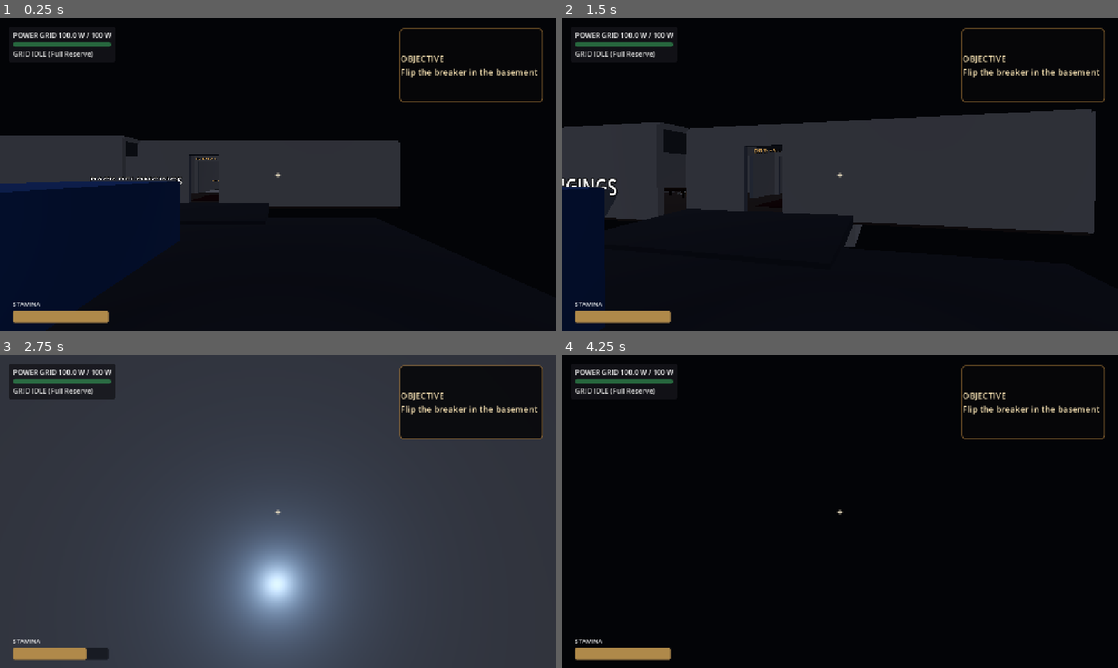
Above: before the commit, frames 1-4 (two rows, left to right).
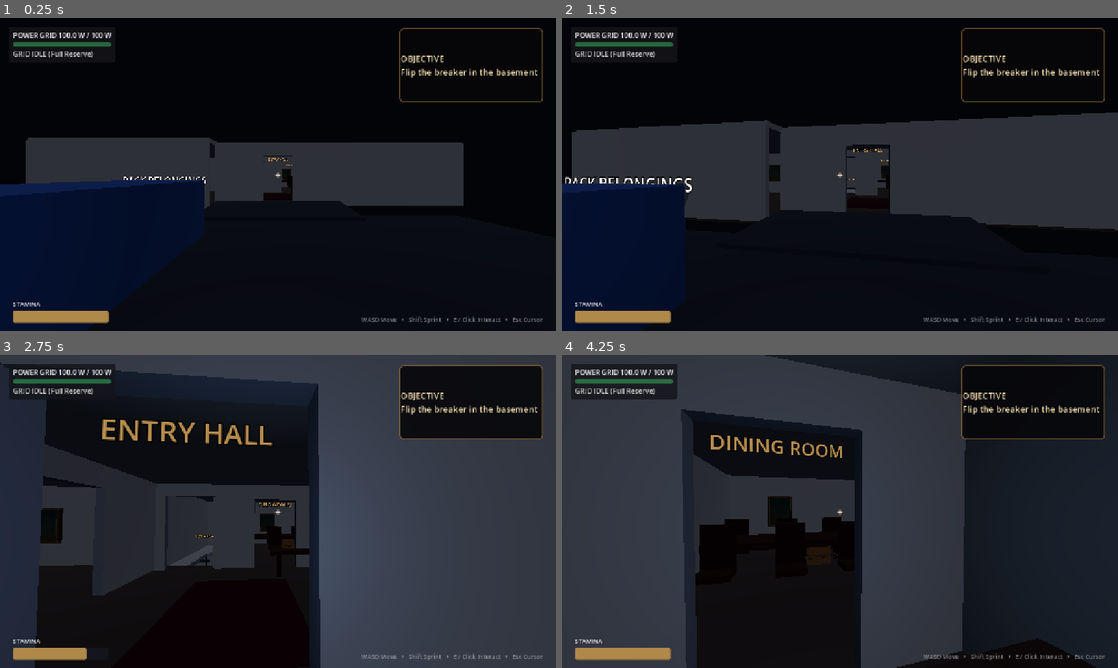
Above: after the commit, the same moments.

Repository: GameDevRocky/project-3
Game: Godot game, scene res://systems/core/main.tscn
Two runs of this game, one before a commit and one after it. Both use one fixed random seed, a clock stepped at 60 frames per second and the inputs below.
Inputs (mouse positions are in pixels of both pictures, inside the frame that each line leads up to):
- Up to frame 1 (0.25 s): no input
- Up to frame 2 (1.5 s): tap Enter (ui_accept) at 0.5, 0.77 s; move the mouse to (867, 174) at 0.52 s; hold E (interact) 0.53-1.28 s; hold W (move_forward) from 0.53 s (still down); click (867, 174) at 0.67 s; move the mouse to (812, 174) at 1.27 s; tap E (interact) at 1.35 s
- Up to frame 3 (2.75 s): keep holding W (move_forward); tap Enter (ui_accept) at 1.52 s; move the mouse to (289, 505) at 2.02 s; hold Shift (sprint) from 2.03 s (still down); tap E (interact) at 2.3 s
- Up to frame 4 (4.25 s): keep holding W (move_forward); move the mouse to (834, 517) at 2.77 s; release Shift (sprint) at 2.78 s; tap Q at 2.85 s; click (834, 517) at 2.92 s; tap Enter (ui_accept) at 3.02, 3.77 s; tap E (interact) at 3.05, 3.8 s; move the mouse to (878, 514) at 3.52 s; hold Ctrl from 3.53 s (still down)

The runs differ from the first frame. In frame 1, 5.5% of the frame differs, in the area x 0-98%, y 37-100%; in frame 2, 9.2%; in frame 3, 39%; in frame 4, 68%, in the area x 0-100%, y 0-100%.

Commit message:
integration: finalize controls and portrait deposit

Diff:
--- a/systems/core/game_hud.gd
+++ b/systems/core/game_hud.gd
@@ -86,6 +86,16 @@
 	_prompt_label.position = Vector2(-300.0, -92.0)
 	_prompt_label.size = Vector2(600.0, 44.0)
 	root.add_child(_prompt_label)
+	var controls_label := Label.new()
+	controls_label.name = "ControlsHint"
+	controls_label.text = "WASD Move   •   Shift Sprint   •   E / Click Interact   •   Esc Cursor"
+	controls_label.horizontal_alignment = HORIZONTAL_ALIGNMENT_RIGHT
+	controls_label.add_theme_font_size_override("font_size", 14)
+	controls_label.add_theme_color_override("font_color", Color(0.72, 0.72, 0.74, 0.72))
+	controls_label.set_anchors_preset(Control.PRESET_BOTTOM_RIGHT)
+	controls_label.position = Vector2(-590.0, -36.0)
+	controls_label.size = Vector2(560.0, 24.0)
+	root.add_child(controls_label)
 
 	var stamina_label := Label.new()
 	stamina_label.text = "STAMINA"
--- a/systems/core/main.tscn
+++ b/systems/core/main.tscn
@@ -350,7 +350,7 @@
 [node name="ElectricalSystem" parent="." unique_id=1849203810 instance=ExtResource("5_electrical")]
 
 [node name="PlayerController" parent="." unique_id=664864773 instance=ExtResource("4_player")]
-transform = Transform3D(1, 0, 0, 0, 1, 0, 0, 0, 1, 3.4, 0.2, 9.5)
+transform = Transform3D(1, 0, 0, 0, 1, 0, 0, 0, 1, 0, 0.2, 10)
 
 [node name="GhostMonster" parent="." instance=ExtResource("8_ghost")]
 transform = Transform3D(1, 0, 0, 0, 1, 0, 0, 0, 1, -2, -3.35, -13.5)
@@ -359,7 +359,7 @@
 [node name="Sockets" type="Node3D" parent="." unique_id=932006977]
 
 [node name="CarSocket" type="Node3D" parent="Sockets" unique_id=1765689428]
-transform = Transform3D(1, 0, 0, 0, 1, 0, 0, 0, 1, 0, 0, 7)
+transform = Transform3D(1, 0, 0, 0, 1, 0, 0, 0, 1, -3, 0, 7)
 
 [node name="CarMesh" type="CSGBox3D" parent="Sockets/CarSocket" unique_id=1954607239]
 transform = Transform3D(1, 0, 0, 0, 1, 0, 0, 0, 1, 0, 0.75, 0)
--- a/systems/player/car_trunk.gd
+++ b/systems/player/car_trunk.gd
@@ -21,7 +21,7 @@
 			box_deposited.emit(item_type)
 	elif item_type == GameTypes.CarriedItemType.FAMILY_PORTRAIT:
 		var safe: bool = not bool(actor.call("is_carried_family_portrait_occupied"))
-		if actor.call("deposit_family_portrait"):
+		if actor.call("deposit_family_portrait", self):
 			family_portrait_deposited.emit(safe)
 
 func get_interaction_prompt(actor: Node = null) -> String:
--- a/systems/player/player_controller.gd
+++ b/systems/player/player_controller.gd
@@ -172,10 +172,26 @@
 		return true
 	return false
 
-func deposit_family_portrait() -> bool:
+func deposit_family_portrait(deposit_parent: Node = null) -> bool:
 	if carried_item != GameTypes.CarriedItemType.FAMILY_PORTRAIT:
 		return false
-	_clear_carried_node()
+	if carried_node == null or not is_instance_valid(carried_node) or not carried_node is PortraitPainting:
+		return false
+	var portrait := carried_node as PortraitPainting
+	var world_parent: Node = deposit_parent
+	if world_parent == null:
+		world_parent = get_parent()
+	if world_parent == null and get_tree() != null:
+		world_parent = get_tree().current_scene
+	if world_parent == null:
+		return false
+	var deposit_transform: Transform3D = global_transform
+	if world_parent is Node3D:
+		deposit_transform = (world_parent as Node3D).global_transform
+		deposit_transform.origin += Vector3.UP * 0.9
+	if not portrait.drop_at(deposit_transform, world_parent):
+		return false
+	carried_node = null
 	_set_carried_item(GameTypes.CarriedItemType.NONE)
 	return true
 
--- a/tests/player/test_carry_loop.gd
+++ b/tests/player/test_carry_loop.gd
@@ -76,3 +76,27 @@
 	assert_true(player.interact_with_portrait(portrait))
 	assert_eq(player.get_carried_item(), GameTypes.CarriedItemType.FAMILY_PORTRAIT)
 	assert_true(portrait.is_being_carried)
+
+func test_deposit_keeps_registered_family_portrait_alive() -> void:
+	var root := Node3D.new()
+	add_child_autoqfree(root)
+	var portrait_system := PortraitSystem.new()
+	root.add_child(portrait_system)
+	var player: PlayerController = PlayerControllerScene.instantiate()
+	root.add_child(player)
+	var portrait: PortraitPainting = PortraitPaintingScene.instantiate()
+	portrait.portrait_id = &"family_portrait"
+	portrait.is_family_portrait = true
+	root.add_child(portrait)
+	await get_tree().process_frame
+
+	assert_true(portrait_system.register_painting(portrait))
+	player.boxes_packed_count = 4
+	assert_true(player.interact_with_portrait(portrait))
+	assert_true(portrait_system.enter_painting(&"family_portrait"))
+	assert_true(player.deposit_family_portrait())
+	await get_tree().process_frame
+
+	assert_true(is_instance_valid(portrait), "Depositing must not free a registered portrait")
+	assert_not_null(portrait_system.get_painting_data(&"family_portrait"))
+	assert_false(portrait.is_being_carried)
